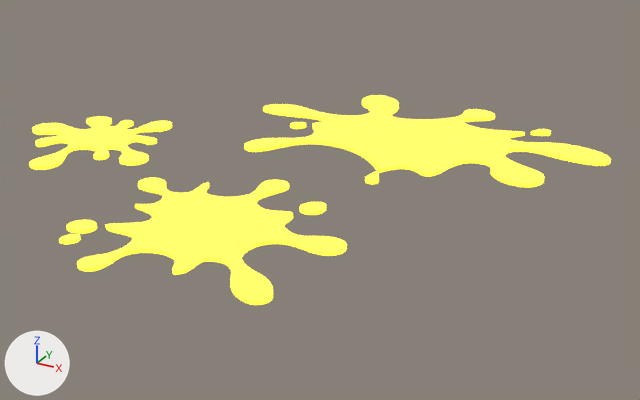
The glTF model Assets/Models/mapa/starfire.gltf as it was, and as the next commit left it.
One viewpoint serves both versions: a 50 mm lens placed at (19.0, -22.2, 12.5), pointed at (3.9, 5.3, -1.2). Arrows for +X, +Y and +Z are at lower left; the lights stay in place. Where no turn or scale is listed for an object, it has been applied to the vertices.

The first picture shows 'starfire_maxi', 'starfire_midi', 'starfire_mini'.
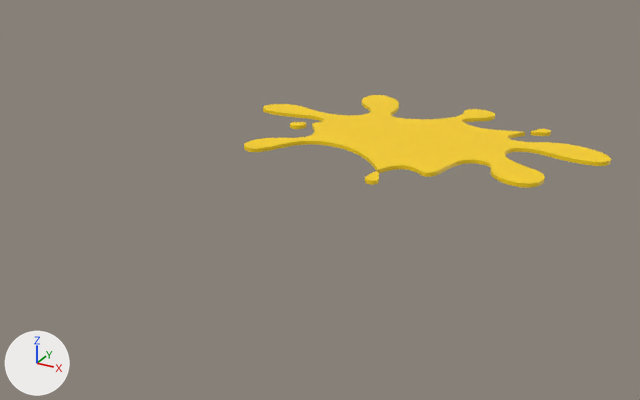
The change, as a list of edits to the scene's bpy script:
```text
Add img_starfire_midi:
    img_starfire_midi = load_image('starfire_midi', 'starfire_midi.png', 512, 512, 'sRGB')
Change mat_yellow:
    remove mat_yellow.base_color = (0.987, 0.474, 0.118)  # orange #feb760
    remove mat_yellow.emission_color = (1.0, 1.0, 0.0262)  # yellow #ffff2d
    remove mat_yellow.emission_strength = 1.0
    add mat_yellow.texture = img_starfire_midi
Change me_curve_001:
    where me_curve_001.from_pydata(...)  # 1824 vertices, 3632 faces; spans x 0.5..15.9, y 1.1..11.1, z 0.0..0.2
    remove me_curve_001.materials.append(mat_yellow_001)  # orange #fdb760
    add me_curve_001.materials.append(mat_yellow)  # picture img_starfire_midi
Remove ob_starfire_midi:
    ob_starfire_midi = bpy.data.objects.new('starfire_midi', me_curve_002)
    ob_starfire_midi.location = (-2.08, -5.34, 0.0)
Remove ob_starfire_mini:
    ob_starfire_mini = bpy.data.objects.new('starfire_mini', me_curve_013)
    ob_starfire_mini.location = (-5.62, 3.87, 0.07)
```

Where the change shows, as pixel boxes [x1, y1, x2, y2] in the pictures (640 x 400 px):
'starfire_midi', deleted
    before: [59, 177, 347, 305]
'starfire_maxi', surface changed, recoloured
    both: [244, 95, 611, 188]
'starfire_mini', deleted
    before: [29, 116, 172, 170]
